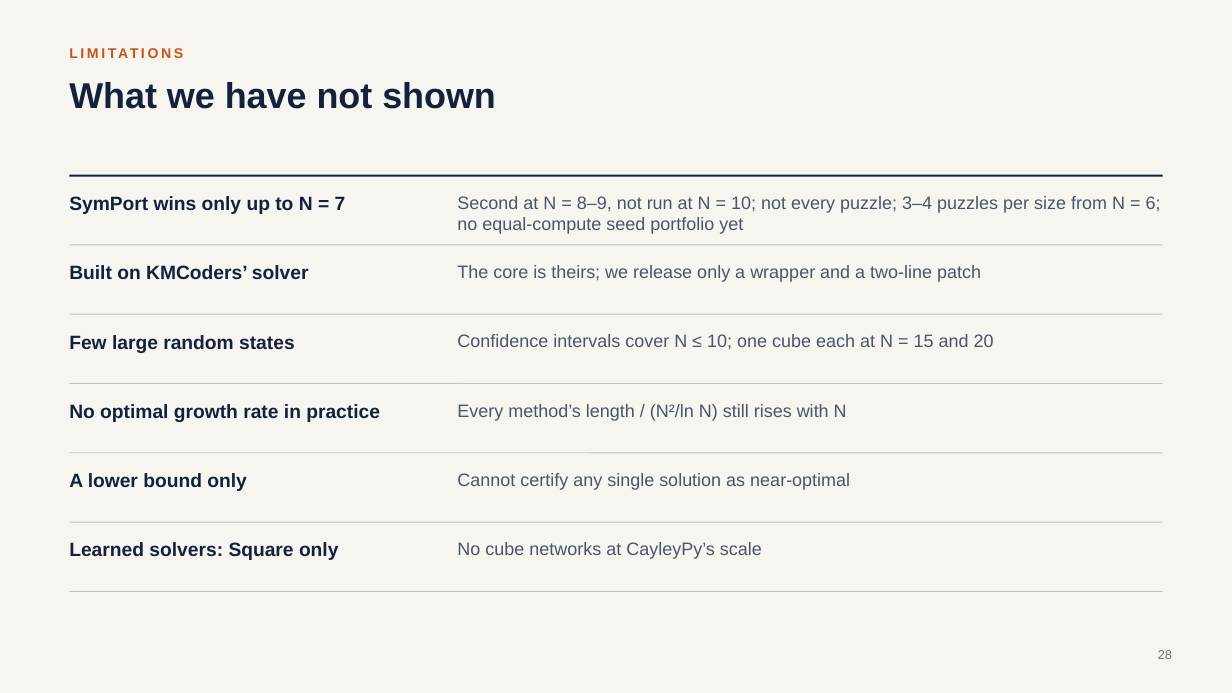
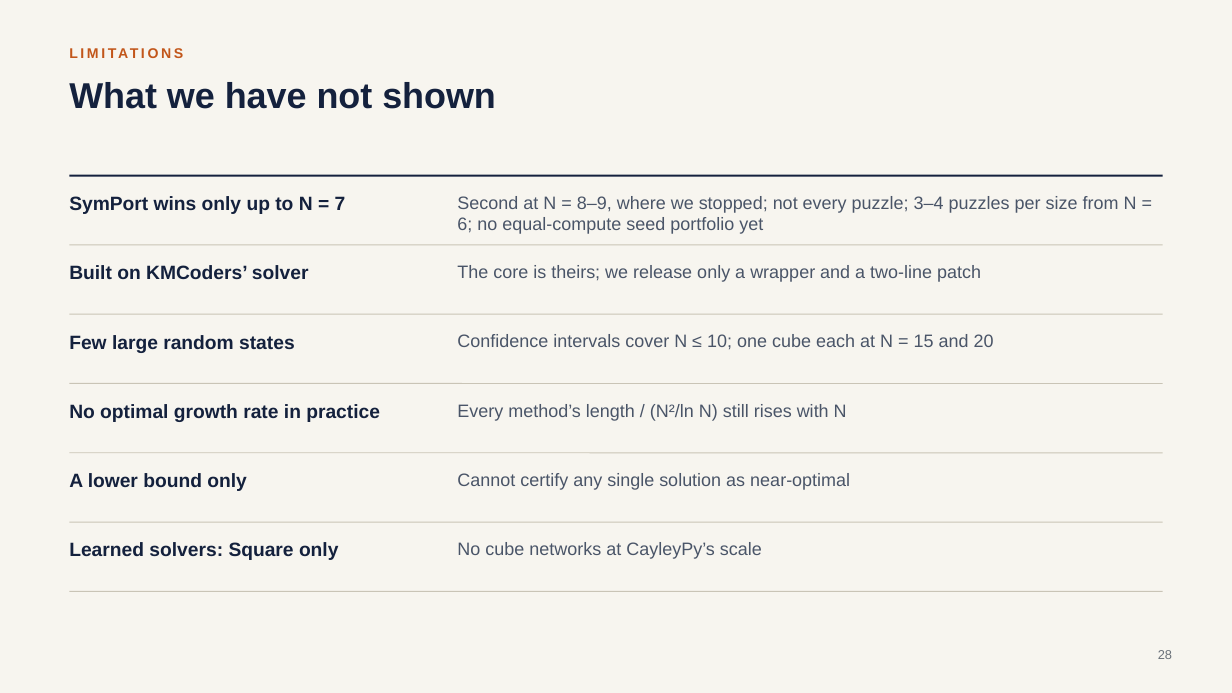
Before and after one commit to gauravrai1704/Rubik, a slide deck: slide 28 of docs/slides/Rubik_Short_Solutions.pptx. Drawn at 1232x693 pixels with LibreOffice and Linux fonts; fonts in the diff are those of the drawing. Boxes give left, top, right and bottom in pixels: in the first picture for what was removed or moved away, otherwise in the second. Text is boxed around its words. In the diff, an @@ line names an element or a change of style, - is before the commit and + after.

Commit message:
Paper and slides: Table 2 stops at N=9; Figure 5 adds SymPort, OneNet and a Santa panel with every system

```diff
--- a/docs/slides/Rubik_Short_Solutions.pptx
+++ b/docs/slides/Rubik_Short_Solutions.pptx
@@ text at (x1=457, y1=196, x2=1137, y2=234): text changed @@
-Second at N = 8–9, not run at N = 10; not every puzzle; 3–4 puzzles per size from N = 6; no equal-compute seed portfolio yet
+Second at N = 8–9, where we stopped; not every puzzle; 3–4 puzzles per size from N = 6; no equal-compute seed portfolio yet
```
Also in this commit, not shown: 2 other slides changed, 17 other files.
